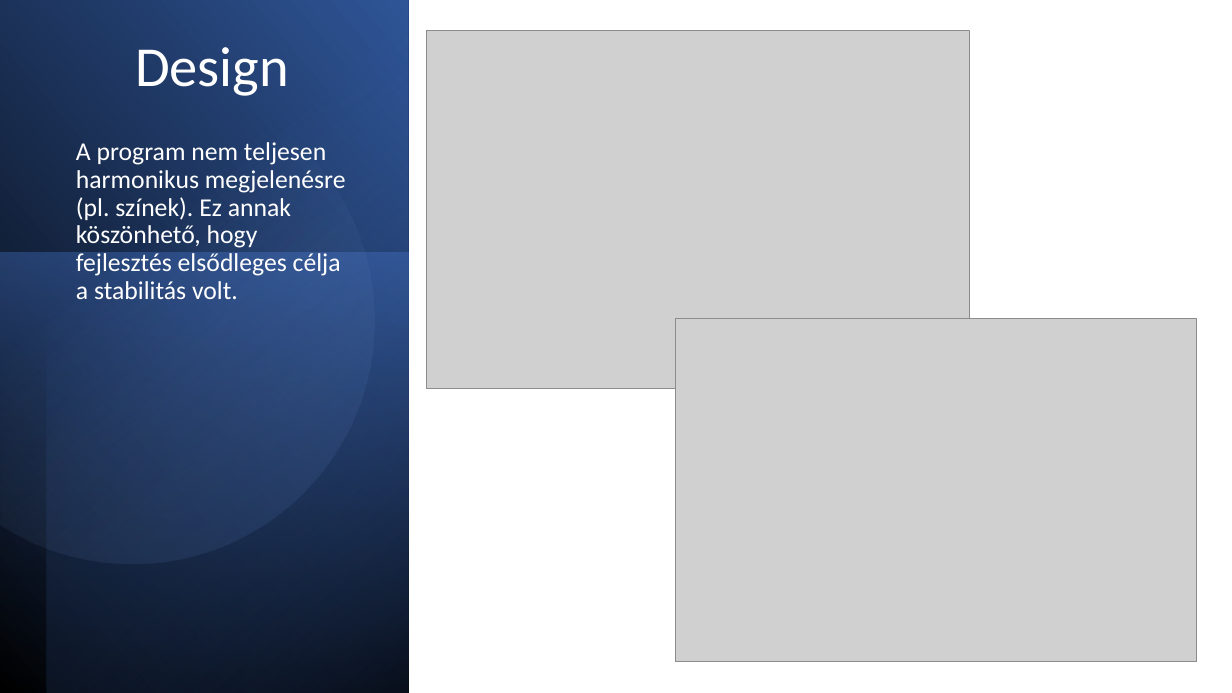
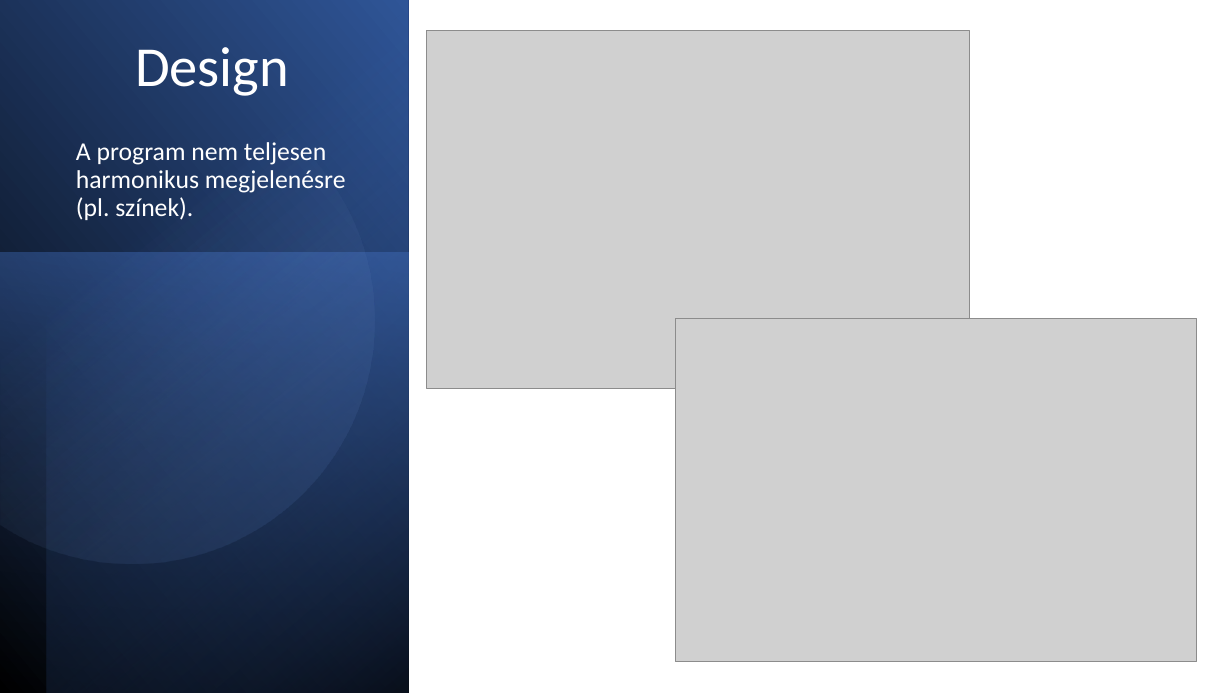
Before and after one commit to bala1228/Szoftver-Projekt, a slide deck: slide 10 of SFM_Projekt_Áttekintés_2.pptx (slide 9 before the commit). Drawn at 1232x693 pixels with LibreOffice and Linux fonts; fonts in the diff are those of the drawing; grey boxes stand for pictures. Boxes give left, top, right and bottom in pixels: in the first picture for what was removed or moved away, otherwise in the second. Text is boxed around its words. In the diff, an @@ line names an element or a change of style, - is before the commit and + after.

Commit message:
Update 2 on ppt2

```diff
--- a/SFM_Projekt_Áttekintés_2.pptx
+++ b/SFM_Projekt_Áttekintés_2.pptx
@@ title at <box>76,142,346,220</box>: text changed @@
-A program nem teljesen harmonikus megjelenésre (pl. színek). Ez annak köszönhető, hogy fejlesztés elsődleges célja a stabilitás volt.
+A program nem teljesen harmonikus megjelenésre (pl. színek).
```
Also in this commit, not shown: 2 other slides changed, 1 slide added, 1 slide removed.
